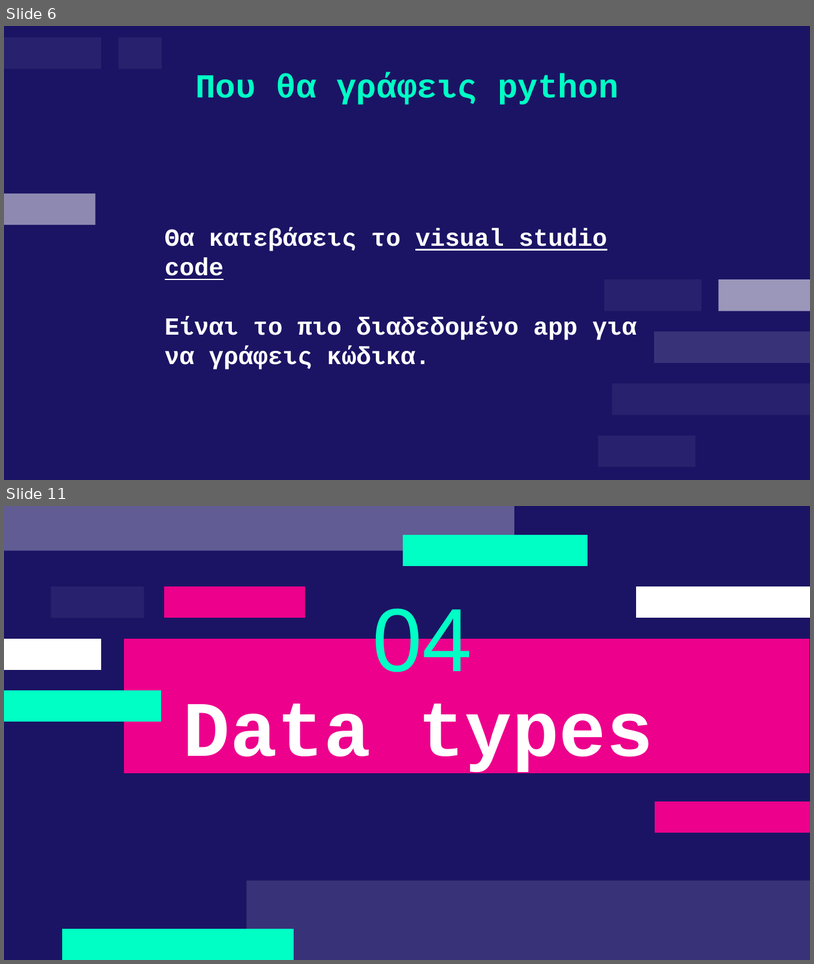
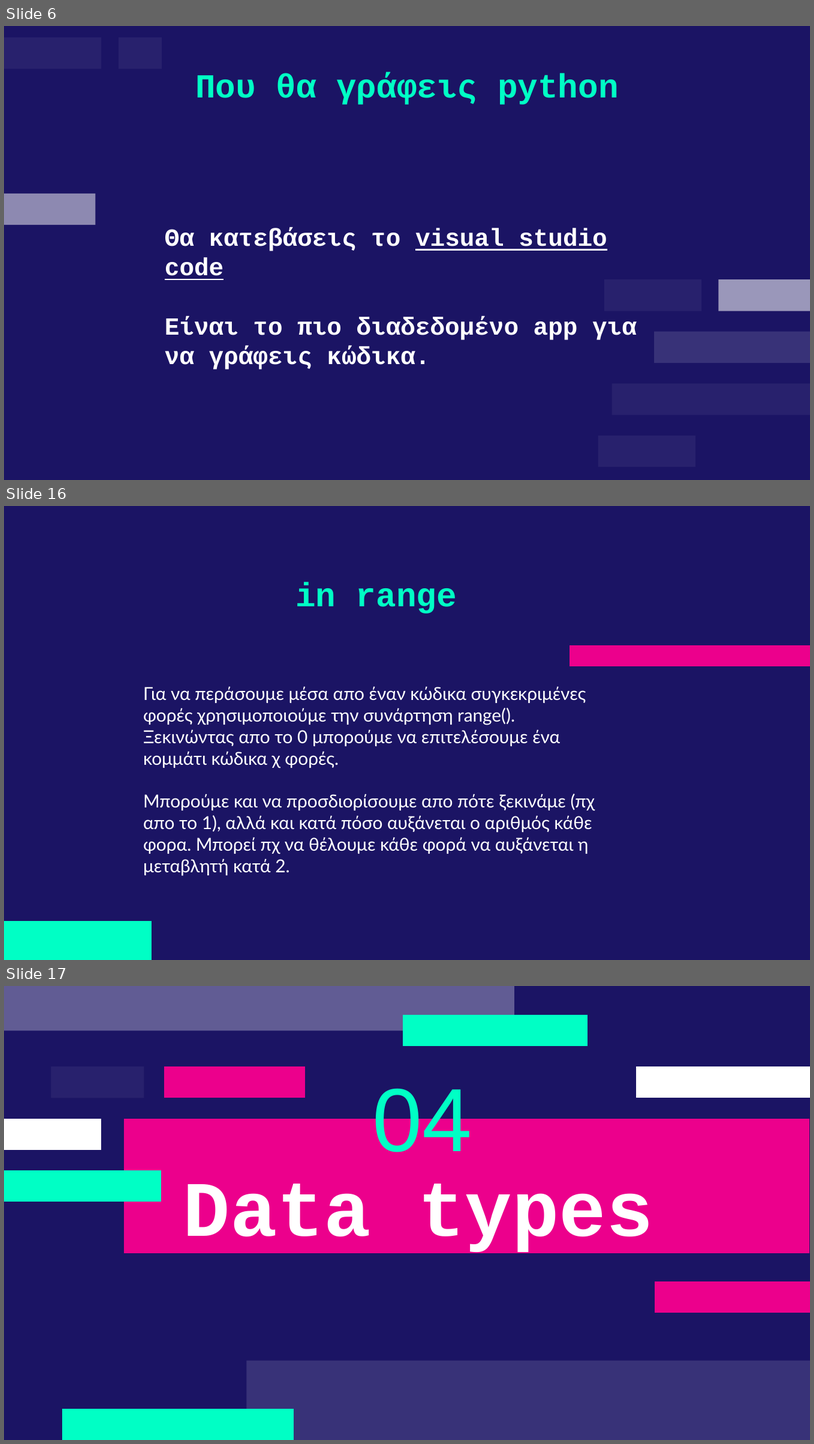
Before and after one commit to deepblue597/python_tutorial, a slide deck: lesson 2/Lesson 2 Python.pptx. Shown one above the other, each under a label of ours: slides 6 and 11 before the commit, slides 6, 16 and 17 after it; the slides between them are not shown. The pictures are 814x964 and 814x1444 pixels, drawn with LibreOffice and Linux fonts; fonts in the diff are those of the drawing. Boxes give left, top, right and bottom in pixels: in the first picture for what was removed or moved away, otherwise in the second. Text is boxed around its words. In the diff, an @@ line names an element or a change of style, - is before the commit and + after.

```diff
--- a/lesson 2/Lesson 2 Python.pptx
+++ b/lesson 2/Lesson 2 Python.pptx
@@ slide 16 added at (x1=4, y1=506, x2=810, y2=960), background #1B1464 @@
@@ title added at (x1=296, y1=582, x2=457, y2=613), 30 pt, text #00FFC5, bold @@
+in range
@@ freeform shape added at (x1=570, y1=645, x2=810, y2=666), fill #EC008C @@
@@ text added at (x1=143, y1=686, x2=596, y2=872), 16 pt, text #FFFFFF @@
+Για να περάσουμε μέσα απο έναν κώδικα συγκεκριμένες φορές χρησιμοποιούμε την συνάρτηση range(). Ξεκινώντας απο το 0 μπορούμε να επιτελέσουμε ένα κομμάτι κώδικα χ φορές.
+Μπορούμε και να προσδιορίσουμε απο πότε ξεκινάμε (πχ απο το 1), αλλά και κατά πόσο αυξάνεται ο αριθμός κάθε φορα. Μπορεί πχ να θέλουμε κάθε φορά να αυξάνεται η μεταβλητή κατά 2.
@@ freeform shape added at (x1=4, y1=921, x2=152, y2=959), fill #00FFC5 @@
@@ what was slide 11 is now slide 17 @@
```
Also in this commit, not shown: 4 slides changed, 8 other slides added, 3 slides removed, 1 other file.
